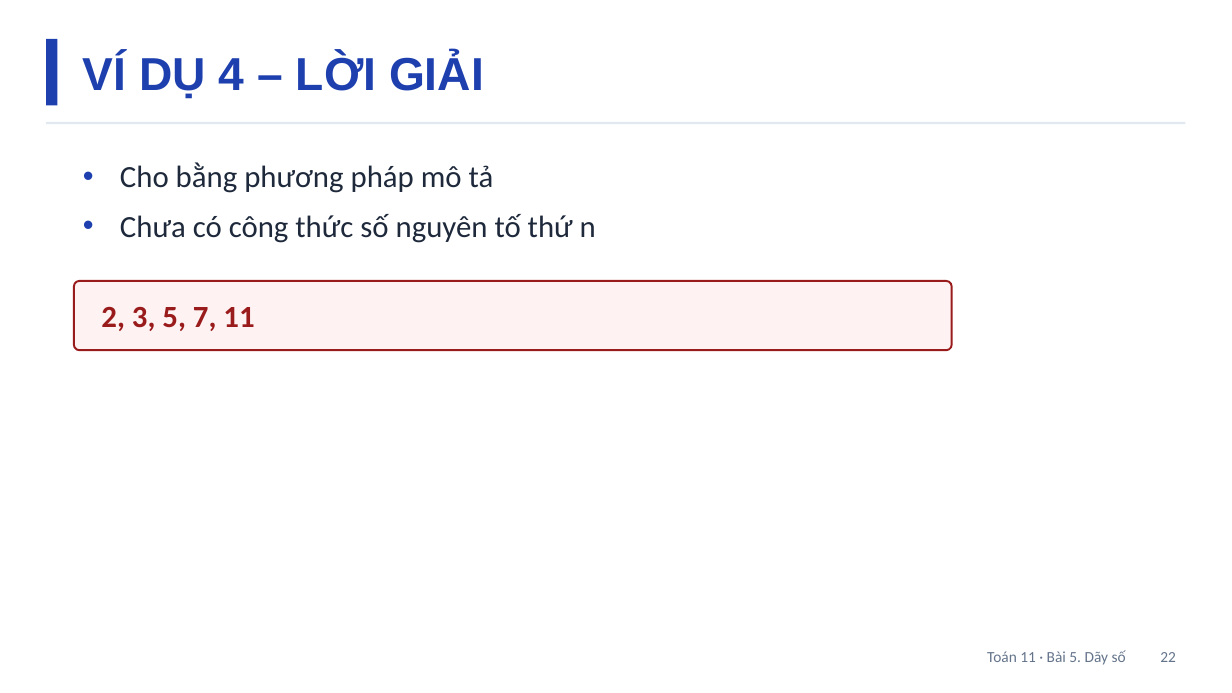
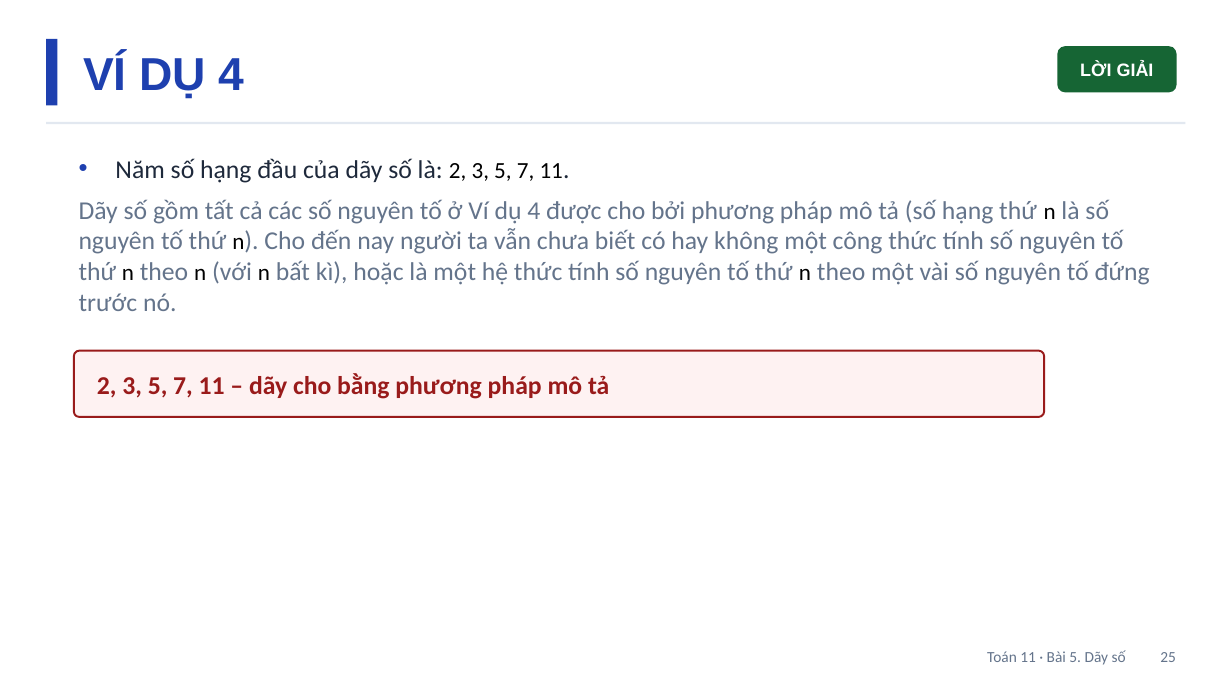
Before and after one commit to Trangtu66/Taode_thi_online, a slide deck: slide 25 of slide/Slide_TOAN11_Bai5_T11-12.pptx (slide 22 before the commit). Drawn at 1232x693 pixels with LibreOffice and Linux fonts; fonts in the diff are those of the drawing. Boxes give left, top, right and bottom in pixels: in the first picture for what was removed or moved away, otherwise in the second. Text is boxed around its words. In the diff, an @@ line names an element or a change of style, - is before the commit and + after.

```diff
--- a/slide/Slide_TOAN11_Bai5_T11-12.pptx
+++ b/slide/Slide_TOAN11_Bai5_T11-12.pptx
@@ text at (x1=83, y1=53, x2=245, y2=99): text changed @@
-VÍ DỤ 4 – LỜI GIẢI
+VÍ DỤ 4
@@ rounded rectangle added at (x1=1057, y1=46, x2=1177, y2=92), fill #166534, 14 pt, text #FFFFFF, bold @@
+LỜI GIẢI
@@ text added at (x1=79, y1=158, x2=1150, y2=311), 20 pt, text #64748B @@
+• Năm số hạng đầu của dãy số là: 2, 3, 5, 7, 11.
+Dãy số gồm tất cả các số nguyên tố ở Ví dụ 4 được cho bởi phương pháp mô tả (số hạng thứ n là số nguyên tố thứ n). Cho đến nay người ta vẫn chưa biết có hay không một công thức tính số nguyên tố thứ n theo n (với n bất kì), hoặc là một hệ thức tính số nguyên tố thứ n theo một vài số nguyên tố đứng trước nó.
@@ text removed at (x1=120, y1=162, x2=596, y2=243) @@
-• Cho bằng phương pháp mô tả
-• Chưa có công thức số nguyên tố thứ n
@@ rounded rectangle resized from (x1=74, y1=281, x2=952, y2=350) to (x1=74, y1=351, x2=1044, y2=418) @@
@@ text at (x1=97, y1=373, x2=609, y2=399): text changed; size 24 to 20 pt @@
-2, 3, 5, 7, 11
+2, 3, 5, 7, 11 – dãy cho bằng phương pháp mô tả
@@ text at (x1=987, y1=650, x2=1176, y2=665): text changed @@
-Toán 11 · Bài 5. Dãy số 22
+Toán 11 · Bài 5. Dãy số 25
```
Also in this commit, not shown: 46 other slides changed, 31 slides added, 1 slide removed, 8 other files.
